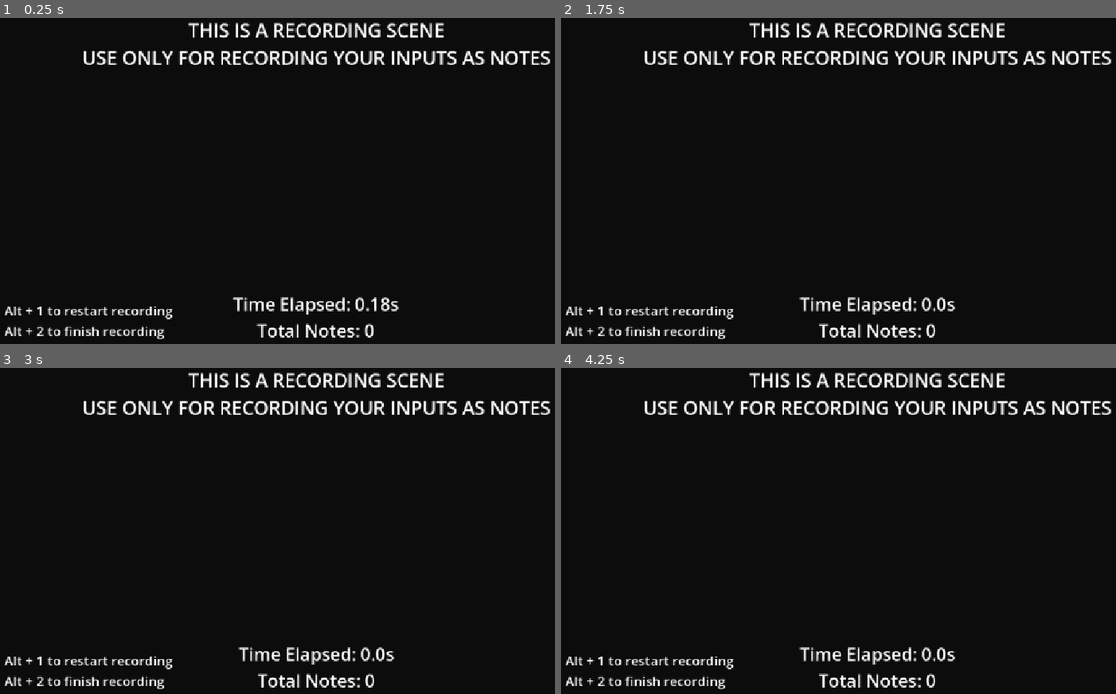
Above: before the commit, frames 1-4 (two rows, left to right).
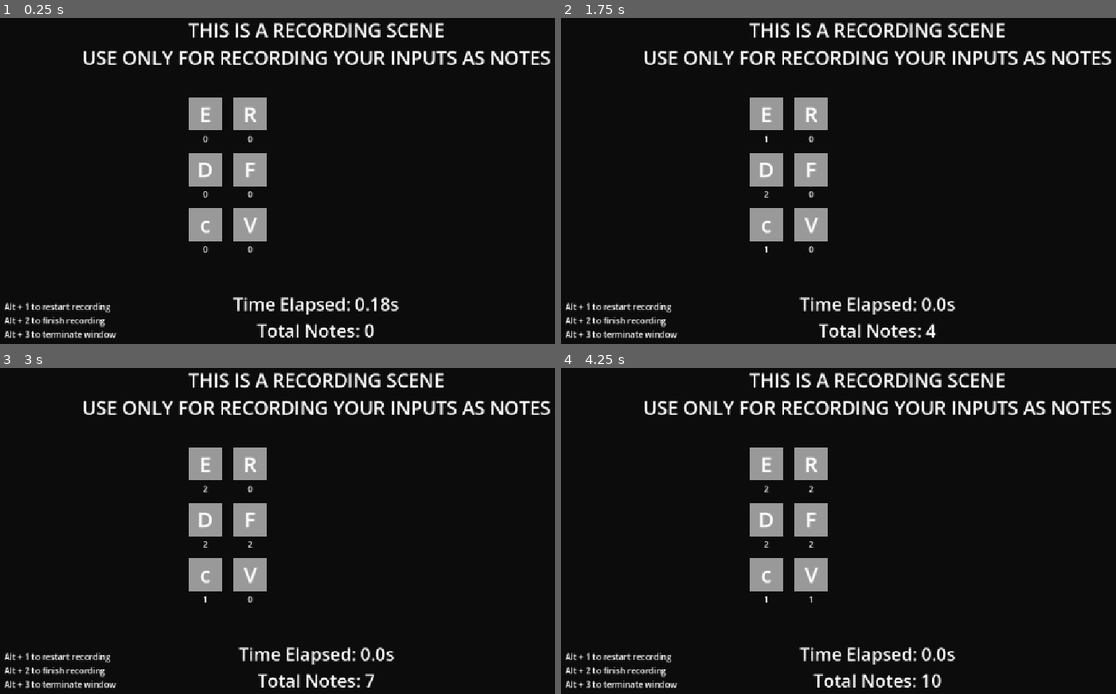
Above: after the commit, the same moments.

Repository: YugoJr/Prototype
Game: Godot game, scene res://scenes/record_scene.tscn
Two runs of this game, one before a commit and one after it. Both use one fixed random seed, a clock stepped at 60 frames per second and the inputs below. Before the commit the project has no main scene; this scene is started directly in both runs. Sound files missing from this copy of the repository are replaced by a short silence.
Inputs:
- Up to frame 1 (0.25 s): no input
- Up to frame 2 (1.75 s): tap Enter at 0.5 s; hold C (noteC, bound only after the commit) 0.53-1.28 s; tap D (noteD, bound only after the commit) at 0.8, 1.35 s; tap E (noteE, bound only after the commit) at 1.55 s
- Up to frame 3 (3 s): tap Space at 2 s; hold E (noteE, bound only after the commit) 2.03-2.78 s; tap F (noteF, bound only after the commit) at 2.3, 2.85 s; tap Enter at 2.75 s
- Up to frame 4 (4.25 s): tap R (noteR, bound only after the commit) at 3.05 s; tap Space at 3.5 s; hold R (noteR, bound only after the commit) from 3.53 s (still down); tap V (noteV, bound only after the commit) at 3.8 s

The runs differ from the first frame. In frame 1, 5.1% of the frame differs, in the area x 0-49%, y 24-99%; in frame 2, 5.2%; in frame 3, 5.2%; in frame 4, 5.7%, in the area x 0-69%, y 24-99%.

Commit message:
added recording keys and timers

Diff:
--- a/project.godot
+++ b/project.godot
@@ -11,13 +11,14 @@
 [application]
 
 config/name="Prototype game"
+run/main_scene="uid://bje1xs1ll5el8"
 config/features=PackedStringArray("4.6", "GL Compatibility")
 boot_splash/show_image=false
 boot_splash/use_filter=false
 
 [autoload]
 
-global="*uid://c6mcifufmdjqf"
+global="*uid://cig7shvqnd7hl"
 
 [display]
 
@@ -25,21 +26,35 @@
 
 [input]
 
-e={
+noteE={
 "deadzone": 0.2,
-"events": []
+"events": [Object(InputEventKey,"resource_local_to_scene":false,"resource_name":"","device":-1,"window_id":0,"alt_pressed":false,"shift_pressed":false,"ctrl_pressed":false,"meta_pressed":false,"pressed":false,"keycode":0,"physical_keycode":69,"key_label":0,"unicode":101,"location":0,"echo":false,"script":null)
+]
 }
-r={
+noteR={
 "deadzone": 0.2,
-"events": []
+"events": [Object(InputEventKey,"resource_local_to_scene":false,"resource_name":"","device":-1,"window_id":0,"alt_pressed":false,"shift_pressed":false,"ctrl_pressed":false,"meta_pressed":false,"pressed":false,"keycode":0,"physical_keycode":82,"key_label":0,"unicode":114,"location":0,"echo":false,"script":null)
+]
 }
-u={
+noteD={
 "deadzone": 0.2,
-"events": []
+"events": [Object(InputEventKey,"resource_local_to_scene":false,"resource_name":"","device":-1,"window_id":0,"alt_pressed":false,"shift_pressed":false,"ctrl_pressed":false,"meta_pressed":false,"pressed":false,"keycode":0,"physical_keycode":68,"key_label":0,"unicode":100,"location":0,"echo":false,"script":null)
+]
 }
-i={
+noteF={
 "deadzone": 0.2,
-"events": []
+"events": [Object(InputEventKey,"resource_local_to_scene":false,"resource_name":"","device":-1,"window_id":0,"alt_pressed":false,"shift_pressed":false,"ctrl_pressed":false,"meta_pressed":false,"pressed":false,"keycode":0,"physical_keycode":70,"key_label":0,"unicode":102,"location":0,"echo":false,"script":null)
+]
+}
+noteC={
+"deadzone": 0.2,
+"events": [Object(InputEventKey,"resource_local_to_scene":false,"resource_name":"","device":-1,"window_id":0,"alt_pressed":false,"shift_pressed":false,"ctrl_pressed":false,"meta_pressed":false,"pressed":false,"keycode":0,"physical_keycode":67,"key_label":0,"unicode":99,"location":0,"echo":false,"script":null)
+]
+}
+noteV={
+"deadzone": 0.2,
+"events": [Object(InputEventKey,"resource_local_to_scene":false,"resource_name":"","device":-1,"window_id":0,"alt_pressed":false,"shift_pressed":false,"ctrl_pressed":false,"meta_pressed":false,"pressed":false,"keycode":0,"physical_keycode":86,"key_label":0,"unicode":118,"location":0,"echo":false,"script":null)
+]
 }
 
 [physics]
--- a/scenes/record_scene.tscn
+++ b/scenes/record_scene.tscn
@@ -1,6 +1,6 @@
 [gd_scene format=3 uid="uid://bje1xs1ll5el8"]
 
-[ext_resource type="Script" uid="uid://dvqs74cvs83gj" path="res://scenes/record_ui.gd" id="1_dgygn"]
+[ext_resource type="Script" uid="uid://ixmrny1hcdmt" path="res://scripts/record.gd" id="1_dgygn"]
 [ext_resource type="PackedScene" uid="uid://bv3dwqp0yq6lh" path="res://scenes/record_ui.tscn" id="1_oih1x"]
 [ext_resource type="AudioStream" uid="uid://dl1wyo3sht1tv" path="res://assets/music/level1.mp3" id="2_3okdn"]
 
--- a/scenes/record_ui.gd
+++ /dev/null
@@ -1,29 +0,0 @@
-extends Node2D
-
-var start_time: float
-
-func _ready() -> void:
-	start_time = Time.get_ticks_msec() / 1000.0
-	$music.play()
-
-var sub = 4
-var totalNotes = 0
-
-func _input(event: InputEvent) -> void:
-	if event is InputEventKey and event.pressed:
-		if event.keycode == KEY_1 and event.alt_pressed:
-			get_tree().reload_current_scene()
-
-	if event.is_action_pressed("e"):
-		saveNote(global.key.E, $music.get_playback_position())
-
-func _process(delta: float) -> void:
-	if $music.get_playback_position() > 10.0:
-		sub = 5
-	elif $music.get_playback_position() > 100.0:
-		sub = 6
-	$CanvasLayer/recordUI/time.text = "Time Elapsed: " + str($music.get_playback_position()).substr(0, sub) + "s\nTotal Notes: " + str(totalNotes)
-
-
-func saveNote(keyEnum, time):
-	totalNotes += 1
--- a/scenes/record_ui.tscn
+++ b/scenes/record_ui.tscn
@@ -1,4 +1,6 @@
 [gd_scene format=3 uid="uid://bv3dwqp0yq6lh"]
+
+[sub_resource type="StyleBoxFlat" id="StyleBoxFlat_wbr87"]
 
 [node name="recordUI" type="Control" unique_id=1719243649]
 layout_mode = 3
@@ -63,7 +65,262 @@
 offset_right = 317.0
 offset_bottom = -15.0
 grow_vertical = 0
-theme_override_font_sizes/font_size = 24
+theme_override_font_sizes/font_size = 15
 text = "Alt + 1 to restart recording
-Alt + 2 to finish recording"
+Alt + 2 to finish recording
+Alt + 3 to terminate window"
 vertical_alignment = 2
+
+[node name="noteGroup" type="Node" parent="." unique_id=2095992301]
+
+[node name="keyE" type="Panel" parent="noteGroup" unique_id=552366998]
+anchors_preset = 8
+anchor_left = 0.5
+anchor_top = 0.5
+anchor_right = 0.5
+anchor_bottom = 0.5
+offset_left = -230.0
+offset_top = -131.0
+offset_right = -170.0
+offset_bottom = -71.0
+grow_horizontal = 2
+grow_vertical = 2
+theme_override_styles/panel = SubResource("StyleBoxFlat_wbr87")
+
+[node name="key" type="Label" parent="noteGroup/keyE" unique_id=21849023]
+layout_mode = 1
+anchors_preset = 15
+anchor_right = 1.0
+anchor_bottom = 1.0
+grow_horizontal = 2
+grow_vertical = 2
+theme_override_font_sizes/font_size = 39
+text = "E"
+horizontal_alignment = 1
+vertical_alignment = 1
+
+[node name="count" type="Label" parent="noteGroup/keyE" unique_id=1484563358]
+layout_mode = 1
+anchors_preset = 7
+anchor_left = 0.5
+anchor_top = 1.0
+anchor_right = 0.5
+anchor_bottom = 1.0
+offset_left = -20.0
+offset_top = 3.0
+offset_right = 20.0
+offset_bottom = 26.0
+grow_horizontal = 2
+grow_vertical = 0
+text = "0"
+horizontal_alignment = 1
+
+[node name="keyR" type="Panel" parent="noteGroup" unique_id=907187166]
+anchors_preset = 8
+anchor_left = 0.5
+anchor_top = 0.5
+anchor_right = 0.5
+anchor_bottom = 0.5
+offset_left = -149.0
+offset_top = -131.0
+offset_right = -89.0
+offset_bottom = -71.0
+grow_horizontal = 2
+grow_vertical = 2
+theme_override_styles/panel = SubResource("StyleBoxFlat_wbr87")
+
+[node name="key" type="Label" parent="noteGroup/keyR" unique_id=1550438225]
+layout_mode = 1
+anchors_preset = 15
+anchor_right = 1.0
+anchor_bottom = 1.0
+grow_horizontal = 2
+grow_vertical = 2
+theme_override_font_sizes/font_size = 39
+text = "R"
+horizontal_alignment = 1
+vertical_alignment = 1
+
+[node name="count" type="Label" parent="noteGroup/keyR" unique_id=1935126757]
+layout_mode = 1
+anchors_preset = 7
+anchor_left = 0.5
+anchor_top = 1.0
+anchor_right = 0.5
+anchor_bottom = 1.0
+offset_left = -20.0
+offset_top = 3.0
+offset_right = 20.0
+offset_bottom = 26.0
+grow_horizontal = 2
+grow_vertical = 0
+text = "0"
+horizontal_alignment = 1
+
+[node name="keyD" type="Panel" parent="noteGroup" unique_id=925457745]
+anchors_preset = 8
+anchor_left = 0.5
+anchor_top = 0.5
+anchor_right = 0.5
+anchor_bottom = 0.5
+offset_left = -230.0
+offset_top = -31.0
+offset_right = -170.0
+offset_bottom = 29.0
+grow_horizontal = 2
+grow_vertical = 2
+theme_override_styles/panel = SubResource("StyleBoxFlat_wbr87")
+
+[node name="key" type="Label" parent="noteGroup/keyD" unique_id=407835921]
+layout_mode = 1
+anchors_preset = 15
+anchor_right = 1.0
+anchor_bottom = 1.0
+grow_horizontal = 2
+grow_vertical = 2
+theme_override_font_sizes/font_size = 39
+text = "D"
+horizontal_alignment = 1
+vertical_alignment = 1
+
+[node name="count" type="Label" parent="noteGroup/keyD" unique_id=351809958]
+layout_mode = 1
+anchors_preset = 7
+anchor_left = 0.5
+anchor_top = 1.0
+anchor_right = 0.5
+anchor_bottom = 1.0
+offset_left = -20.0
+offset_top = 3.0
+offset_right = 20.0
+offset_bottom = 26.0
+grow_horizontal = 2
+grow_vertical = 0
+text = "0"
+horizontal_alignment = 1
+
+[node name="keyF" type="Panel" parent="noteGroup" unique_id=1922397134]
+anchors_preset = 8
+anchor_left = 0.5
+anchor_top = 0.5
+anchor_right = 0.5
+anchor_bottom = 0.5
+offset_left = -149.0
+offset_top = -31.0
+offset_right = -89.0
+offset_bottom = 29.0
+grow_horizontal = 2
+grow_vertical = 2
+theme_override_styles/panel = SubResource("StyleBoxFlat_wbr87")
+
+[node name="key" type="Label" parent="noteGroup/keyF" unique_id=1820253490]
+layout_mode = 1
+anchors_preset = 15
+anchor_right = 1.0
+anchor_bottom = 1.0
+grow_horizontal = 2
+grow_vertical = 2
+theme_override_font_sizes/font_size = 39
+text = "F"
+horizontal_alignment = 1
+vertical_alignment = 1
+
+[node name="count" type="Label" parent="noteGroup/keyF" unique_id=952348467]
+layout_mode = 1
+anchors_preset = 7
+anchor_left = 0.5
+anchor_top = 1.0
+anchor_right = 0.5
+anchor_bottom = 1.0
+offset_left = -20.0
+offset_top = 3.0
+offset_right = 20.0
+offset_bottom = 26.0
+grow_horizontal = 2
+grow_vertical = 0
+text = "0"
+horizontal_alignment = 1
+
+[node name="keyC" type="Panel" parent="noteGroup" unique_id=715478021]
+anchors_preset = 8
+anchor_left = 0.5
+anchor_top = 0.5
+anchor_right = 0.5
+anchor_bottom = 0.5
+offset_left = -230.0
+offset_top = 69.0
+offset_right = -170.0
+offset_bottom = 129.0
+grow_horizontal = 2
+grow_vertical = 2
+theme_override_styles/panel = SubResource("StyleBoxFlat_wbr87")
+
+[node name="key" type="Label" parent="noteGroup/keyC" unique_id=2110973967]
+layout_mode = 1
+anchors_preset = 15
+anchor_right = 1.0
+anchor_bottom = 1.0
+grow_horizontal = 2
+grow_vertical = 2
+theme_override_font_sizes/font_size = 39
+text = "c"
+horizontal_alignment = 1
+vertical_alignment = 1
+
+[node name="count" type="Label" parent="noteGroup/keyC" unique_id=366975727]
+layout_mode = 1
+anchors_preset = 7
+anchor_left = 0.5
+anchor_top = 1.0
+anchor_right = 0.5
+anchor_bottom = 1.0
+offset_left = -20.0
+offset_top = 3.0
+offset_right = 20.0
+offset_bottom = 26.0
+grow_horizontal = 2
+grow_vertical = 0
+text = "0"
+horizontal_alignment = 1
+
+[node name="keyV" type="Panel" parent="noteGroup" unique_id=480397849]
+anchors_preset = 8
+anchor_left = 0.5
+anchor_top = 0.5
+anchor_right = 0.5
+anchor_bottom = 0.5
+offset_left = -149.0
+offset_top = 69.0
+offset_right = -89.0
+offset_bottom = 129.0
+grow_horizontal = 2
+grow_vertical = 2
+theme_override_styles/panel = SubResource("StyleBoxFlat_wbr87")
+
+[node name="key" type="Label" parent="noteGroup/keyV" unique_id=1922033207]
+layout_mode = 1
+anchors_preset = 15
+anchor_right = 1.0
+anchor_bottom = 1.0
+grow_horizontal = 2
+grow_vertical = 2
+theme_override_font_sizes/font_size = 39
+text = "V"
+horizontal_alignment = 1
+vertical_alignment = 1
+
+[node name="count" type="Label" parent="noteGroup/keyV" unique_id=1979929909]
+layout_mode = 1
+anchors_preset = 7
+anchor_left = 0.5
+anchor_top = 1.0
+anchor_right = 0.5
+anchor_bottom = 1.0
+offset_left = -20.0
+offset_top = 3.0
+offset_right = 20.0
+offset_bottom = 26.0
+grow_horizontal = 2
+grow_vertical = 0
+text = "0"
+horizontal_alignment = 1
--- a/scenes/root/global.gd
+++ /dev/null
@@ -1,3 +0,0 @@
-extends Node
-
-enum key {E, R, I, O}
--- a/scenes/root/global.tscn
+++ b/scenes/root/global.tscn
@@ -1,3 +1,6 @@
 [gd_scene format=3 uid="uid://c6mcifufmdjqf"]
 
+[ext_resource type="Script" uid="uid://bo4p4giyryle3" path="res://scenes/root/global.gd" id="1_y6g4n"]
+
 [node name="global" type="Node" unique_id=403710020]
+script = ExtResource("1_y6g4n")
--- a/scripts/game_manager.gd
+++ b/scripts/game_manager.gd
@@ -1,10 +1,9 @@
 extends Node
 
-enum key {E, R, U, I}
 
 @onready var noteClone = preload("res://scenes/nodes/note.tscn")
 var levelData = {
-	key.E: 3.0,
+
 }
 
 func _ready() -> void:
--- /dev/null
+++ b/scripts/global.gd
@@ -0,0 +1,5 @@
+extends Node
+
+func convertToKeyStr(value):
+	var strings = ["keyE", "keyR", "keyD", "keyF", "keyC", "keyV"]
+	return strings[value]
--- /dev/null
+++ b/scripts/record.gd
@@ -0,0 +1,50 @@
+extends Node2D
+
+var start_time: float
+
+func _ready() -> void:
+	start_time = Time.get_ticks_msec() / 1000.0
+	$music.play()
+
+var sub = 4
+var totalNotes = 0
+
+func _input(event: InputEvent) -> void:
+	if event is InputEventKey and event.pressed:
+		if event.keycode == KEY_1 and event.alt_pressed:
+			print(">>> RESTARTING RECORDING")
+			get_tree().reload_current_scene()
+		elif event.keycode == KEY_3 and event.alt_pressed:
+			print(">>> TERMINATING RECORDING")
+			get_tree().quit()
+
+	if event.is_action_pressed("noteE"):
+		saveNote(global.convertToKeyStr(0), float(getSub($music.get_playback_position())))
+	elif event.is_action_pressed("noteR"):
+		saveNote(global.convertToKeyStr(1), float(getSub($music.get_playback_position())))
+	elif event.is_action_pressed("noteD"):
+		saveNote(global.convertToKeyStr(2), float(getSub($music.get_playback_position())))
+	elif event.is_action_pressed("noteF"):
+		saveNote(global.convertToKeyStr(3), float(getSub($music.get_playback_position())))
+	elif event.is_action_pressed("noteC"):
+		saveNote(global.convertToKeyStr(4), float(getSub($music.get_playback_position())))
+	elif event.is_action_pressed("noteV"):
+		saveNote(global.convertToKeyStr(5), float(getSub($music.get_playback_position())))
+
+func _process(_delta: float) -> void:
+	$CanvasLayer/recordUI/time.text = "Time Elapsed: " +  getSub($music.get_playback_position()) + "s\nTotal Notes: " + str(totalNotes)
+
+
+func saveNote(keyStr, time):
+	totalNotes += 1
+	get_node("CanvasLayer/recordUI/noteGroup/" + keyStr + "/count").text = str(int(get_node("CanvasLayer/recordUI/noteGroup/" + keyStr + "/count").text) + 1)
+	print(keyStr + ": " + str(time) + "s")
+
+func getSub(timeMs):
+	var sub = 4
+	if timeMs > 10.0:
+		sub = 5
+	elif timeMs > 100.0:
+		sub = 6
+
+	return str(timeMs).substr(0, sub)
Not shown, removed: scenes/record_ui.gd.uid
Not shown, removed: scenes/root/global.gd.uid
Not shown, changed: scripts/game_manager.gd.uid
Not shown, added: scripts/global.gd.uid
Not shown, added: scripts/record.gd.uid
